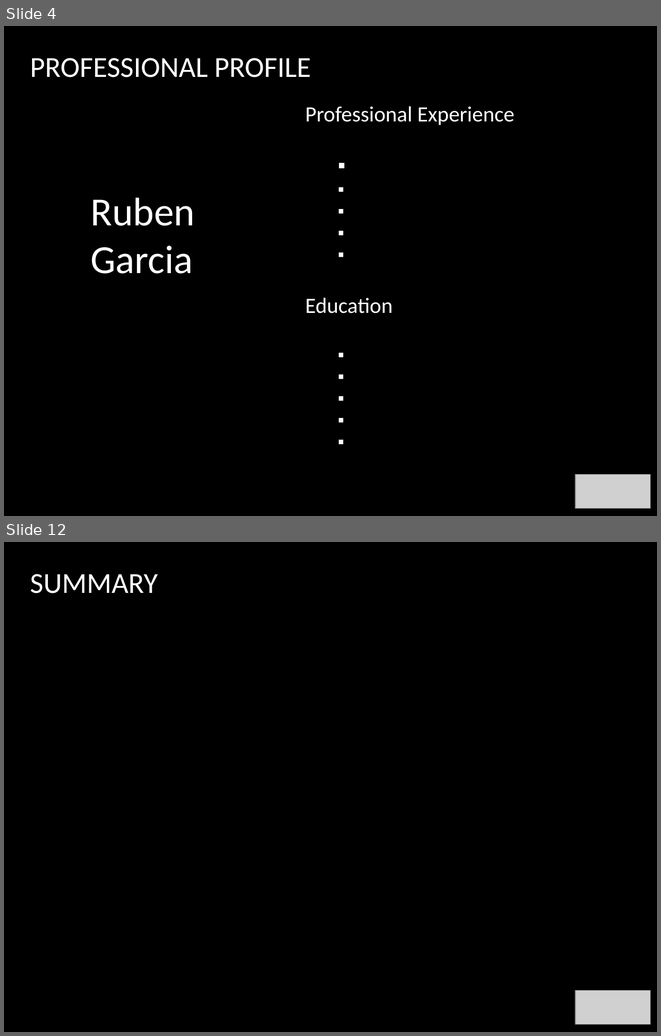
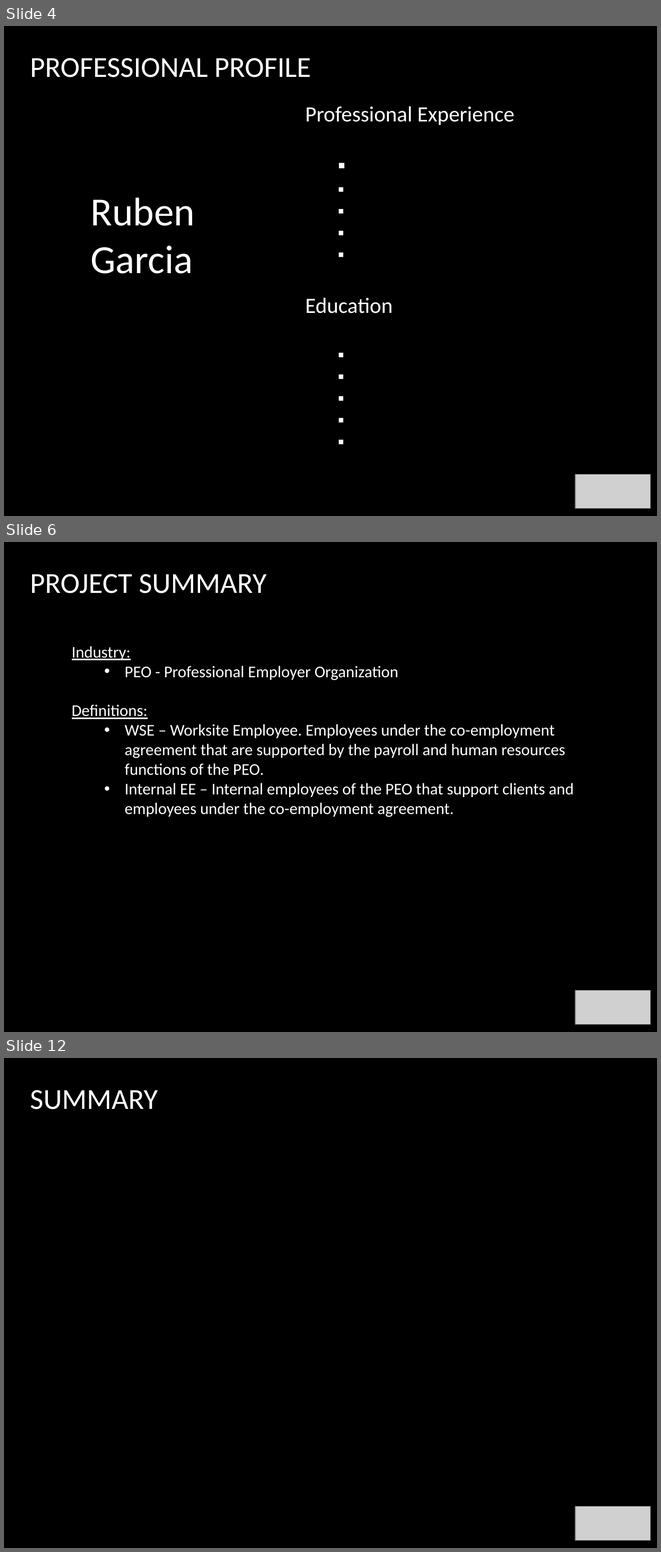
Before and after one commit to rgmireles/Final_Project, a slide deck: Final Project Presentation_Data Science 04032020.pptx. Shown one above the other, each under a label of ours: slides 4 and 12 before the commit, slides 4, 6 and 12 after it; the slides between them are not shown. The pictures are 661x1036 and 661x1552 pixels, drawn with LibreOffice and Linux fonts; fonts in the diff are those of the drawing; grey boxes stand for pictures; background and template pictures are left out. Boxes give left, top, right and bottom in pixels: in the first picture for what was removed or moved away, otherwise in the second. Text is boxed around its words. In the diff, an @@ line names an element or a change of style, - is before the commit and + after.

```diff
--- a/Final Project Presentation_Data Science 04032020.pptx
+++ b/Final Project Presentation_Data Science 04032020.pptx
@@ slide 6 added at (4,542,657,1032), background picture (left out) @@
@@ text added at (30,574,266,593), 32 pt, text #FFFFFF @@
+PROJECT SUMMARY
@@ text added at (72,646,574,817), 18 pt, text #FFFFFF @@
+Industry:
+  • PEO - Professional Employer Organization
+Definitions:
+  • WSE – Worksite Employee. Employees under the co-employment agreement that are supported by the payroll and human resources functions of the PEO.
+  • Internal EE – Internal employees of the PEO that support clients and employees under the co-employment agreement.
@@ picture added at (575,990,651,1024) @@
```
Also in this commit, not shown: 7 slides changed, 1 other slide added, 1 slide removed, 1 other file.
